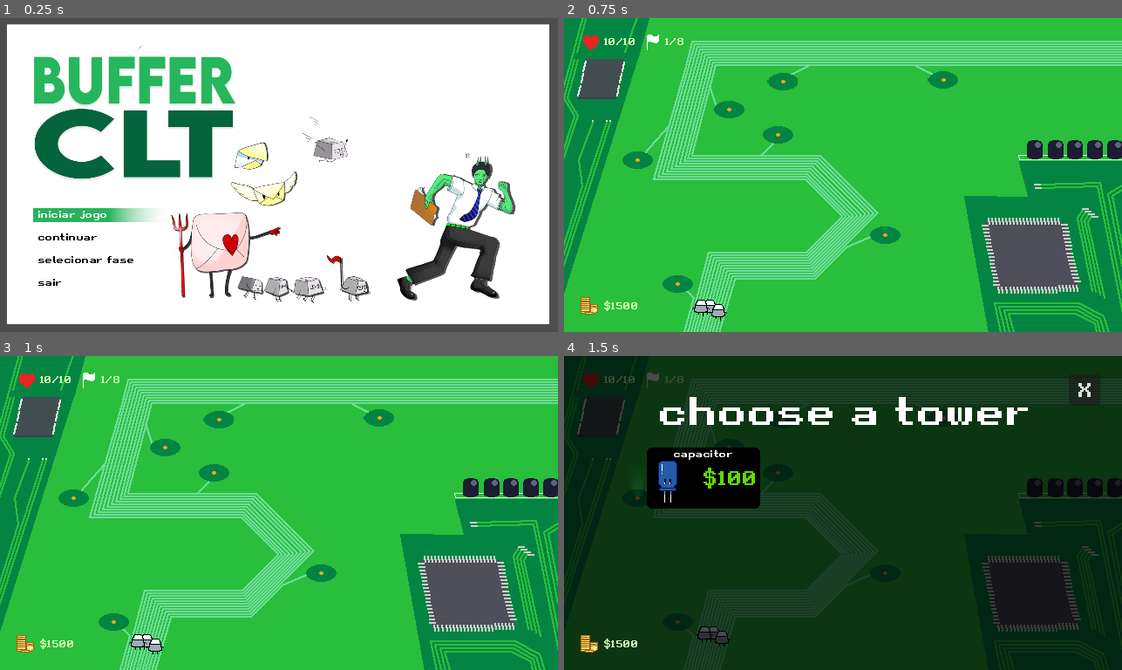
Above: before the commit, frames 1-4 (two rows, left to right).
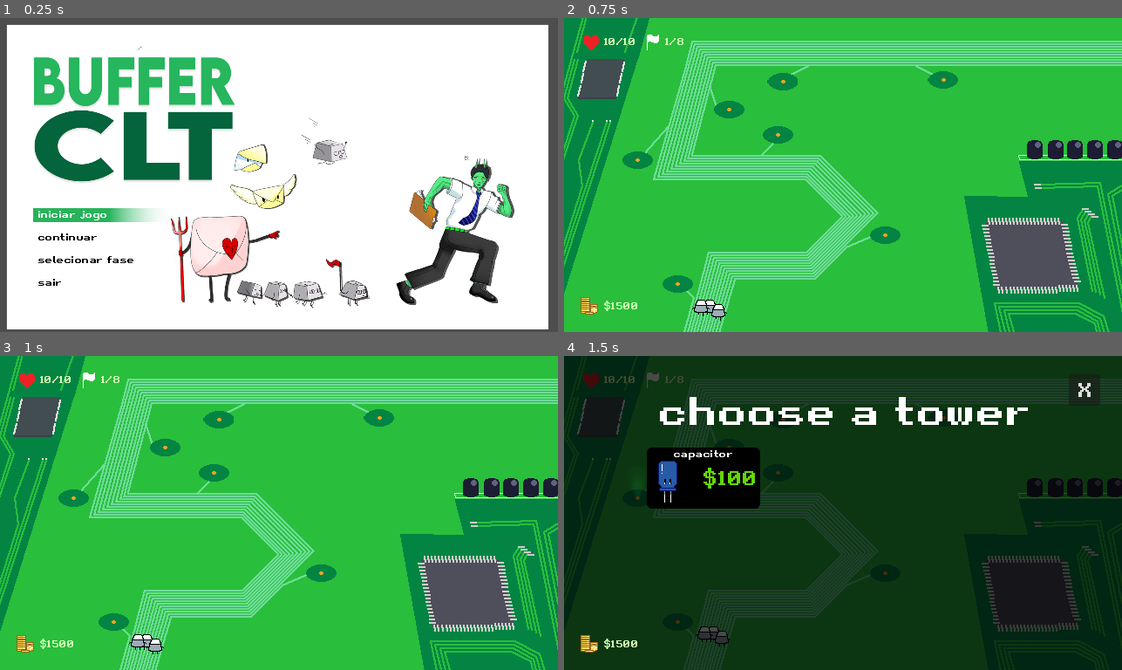
Above: after the commit, the same moments.

Repository: IvnaFeitosa/BufferCLT
Game: Godot game, scene res://scenes/titlescreen.tscn
Two runs of this game, one before a commit and one after it. Both use one fixed random seed, a clock stepped at 60 frames per second and the inputs below. The engine's default icon, where the game draws it, is replaced by a stand-in: a white triangle on a blue panel in a dark square.
Inputs (mouse positions are in pixels of both pictures, inside the frame that each line leads up to):
- Up to frame 1 (0.25 s): no input
- Up to frame 2 (0.75 s): tap Enter (ui_accept) at 0.5 s; move the mouse to (965, 159) at 0.52 s; hold Up (ui_up) from 0.53 s (still down); hold Enter (ui_accept) from 0.53 s (still down); click (965, 159) at 0.67 s
- Up to frame 3 (1 s): keep holding Up (ui_up); keep holding Enter (ui_accept)
- Up to frame 4 (1.5 s): move the mouse to (636, 497) at 1.27 s; release Up (ui_up) at 1.28 s; release Enter (ui_accept) at 1.28 s; hold Down (ui_down) from 1.28 s (still down); tap Enter (ui_accept) at 1.35 s; click (636, 497) at 1.42 s

The runs differ from the first frame. In frame 1, 8.9% of the frame differs, in the area x 1-99%, y 1-100%; in frame 2, nothing differs; in frame 3, nothing differs; in frame 4, nothing differs.

Commit message:
creating Game Over scene

Diff:
--- a/scenes/game.tscn
+++ b/scenes/game.tscn
@@ -126,6 +126,6 @@
 v_offset = 5.0
 
 [node name="Key3" parent="Path2D" instance=ExtResource("2_yqjtg")]
-position = Vector2(155.381, 336.175)
+position = Vector2(169, 301)
 progress = 29.0739
 h_offset = -10.0
--- /dev/null
+++ b/scenes/game_over.tscn
@@ -0,0 +1,64 @@
+[gd_scene load_steps=4 format=3 uid="uid://bogvtmtpvlsy3"]
+
+[ext_resource type="Script" uid="uid://bmetbiugt5bwk" path="res://scripts/game_over.gd" id="1_tbwuq"]
+[ext_resource type="Texture2D" uid="uid://dho0yoiogsawc" path="res://ChatGPT Image Sep 10, 2025, 12_17_51 AM.png" id="1_xeevv"]
+[ext_resource type="FontFile" uid="uid://0vaspj58mr76" path="res://assets/fonts/retro.ttf" id="2_wqhvx"]
+
+[node name="GameOverScreen" type="Control"]
+layout_mode = 3
+anchors_preset = 0
+script = ExtResource("1_tbwuq")
+
+[node name="TextureRect" type="TextureRect" parent="."]
+custom_minimum_size = Vector2(10, 0)
+layout_mode = 0
+offset_left = -90.0
+offset_top = -4.0
+offset_right = 732.0
+offset_bottom = 425.0
+texture = ExtResource("1_xeevv")
+expand_mode = 3
+stretch_mode = 5
+
+[node name="LabelGameOver" type="Label" parent="TextureRect"]
+layout_mode = 2
+offset_left = 461.0
+offset_top = 67.0
+offset_right = 690.0
+offset_bottom = 112.0
+theme_override_colors/font_color = Color(0.478431, 1, 0.611765, 1)
+theme_override_fonts/font = ExtResource("2_wqhvx")
+theme_override_font_sizes/font_size = 35
+text = "GAME OVER"
+horizontal_alignment = 2
+vertical_alignment = 1
+
+[node name="Menu" type="VBoxContainer" parent="."]
+custom_minimum_size = Vector2(100, 0)
+layout_direction = 3
+layout_mode = 0
+offset_left = -553.0
+offset_top = 163.0
+offset_right = -451.0
+offset_bottom = 284.0
+theme_override_constants/separation = 15
+alignment = 1
+
+[node name="Button" type="Label" parent="Menu"]
+layout_mode = 2
+theme_override_fonts/font = ExtResource("2_wqhvx")
+text = "Continuar"
+horizontal_alignment = 1
+
+[node name="Button2" type="Label" parent="Menu"]
+layout_mode = 2
+theme_override_fonts/font = ExtResource("2_wqhvx")
+text = "Menu"
+horizontal_alignment = 1
+vertical_alignment = 1
+
+[node name="Button3" type="Label" parent="Menu"]
+layout_mode = 2
+theme_override_fonts/font = ExtResource("2_wqhvx")
+text = "Sair"
+horizontal_alignment = 1
--- a/scenes/key.tscn
+++ b/scenes/key.tscn
@@ -133,5 +133,5 @@
 
 [node name="AnimatedSprite2D" type="AnimatedSprite2D" parent="."]
 sprite_frames = SubResource("SpriteFrames_6t41w")
-animation = &"rightanim"
+animation = &"downanim"
 autoplay = "upanim"
--- a/scenes/titlescreen.tscn
+++ b/scenes/titlescreen.tscn
@@ -22,8 +22,8 @@
 texture_filter = 4
 texture_repeat = 1
 layout_mode = 0
-offset_right = 637.0
-offset_bottom = 358.0
+offset_right = 625.079
+offset_bottom = 364.0
 texture = ExtResource("2_uxtqq")
 expand_mode = 3
 
--- /dev/null
+++ b/scripts/game_over.gd
@@ -0,0 +1,58 @@
+extends Control
+
+var options = []
+var selected_index = 0
+var arrow
+
+func _ready():
+
+	options = $Menu.get_children()
+	# options.remove_at(0)
+
+	arrow = Label.new()
+	arrow.text = "▶"
+	add_child(arrow)
+
+	arrow.add_theme_color_override("font_color", Color8(122, 255, 156, 255))
+	update_arrow_position()
+
+
+func _unhandled_input(event):
+	if Input.is_action_just_pressed("ui_down"):
+		selected_index = (selected_index + 1) % options.size()
+		update_arrow_position()
+
+	elif Input.is_action_just_pressed("ui_up"):
+		selected_index = (selected_index - 1 + options.size()) % options.size()
+		update_arrow_position()
+
+	elif Input.is_action_just_pressed("ui_accept"):
+		execute_option()
+
+
+func update_arrow_position():
+	for opt in options:
+		opt.add_theme_color_override("font_color", Color.WHITE)
+
+	var selected_label = options[selected_index]
+
+	selected_label.add_theme_color_override("font_color", Color8(122, 255, 156, 255))
+
+
+	var pos = selected_label.get_global_position()
+	arrow.global_position = Vector2(
+		pos.x - 30,
+		pos.y + selected_label.size.y / 2 - arrow.size.y / 2
+	)
+
+
+func execute_option():
+	match selected_index:
+		0:
+			get_tree().change_scene_to_file("res://scenes/game.tscn")
+		1:
+
+			get_tree().change_scene_to_file("res://scenes/TitleScreen.tscn")
+		2:
+
+			get_tree().quit()
--- a/scripts/key.gd
+++ b/scripts/key.gd
@@ -1,5 +1,5 @@
 extends PathFollow2D
-@export var SPEED = 40.0
+@export var SPEED = 200.0
 @export var HP = 2
 @onready var animatedSprite = $AnimatedSprite2D
 var previous_pos: Vector2
Binary file added: ChatGPT Image Sep 10, 2025, 12_17_51 AM.png
Not shown, added: ChatGPT Image Sep 10, 2025, 12_17_51 AM.png.import
Not shown, added: assets/ChatGPT Image Sep 9, 2025, 11_33_26 PM.png.import
Not shown, added: assets/menu.png.import
Not shown, added: scripts/game_over.gd.uid
